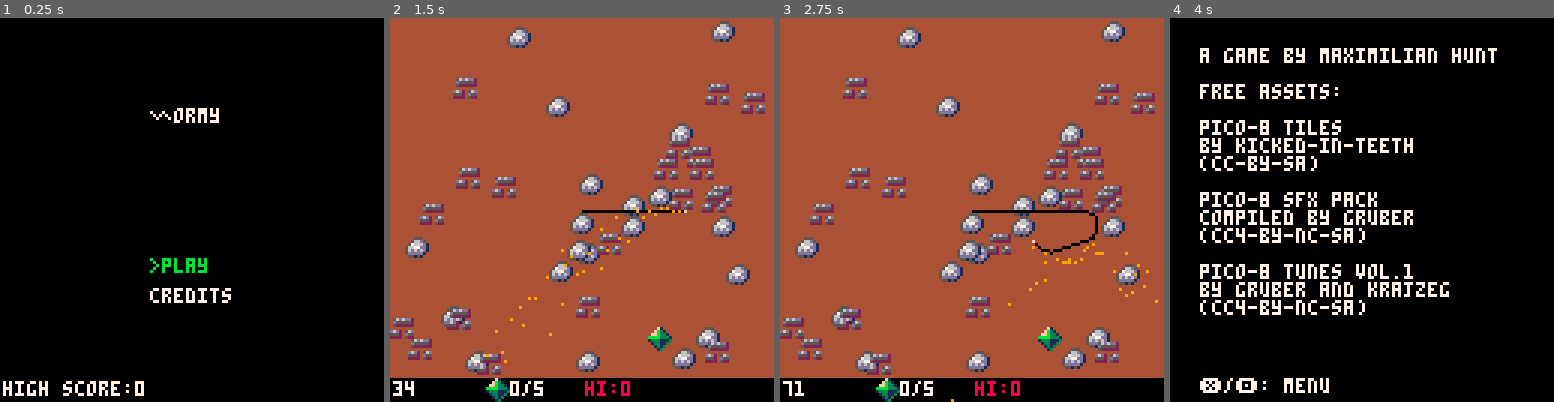
Above: before the commit, frames 1-4 (left to right).
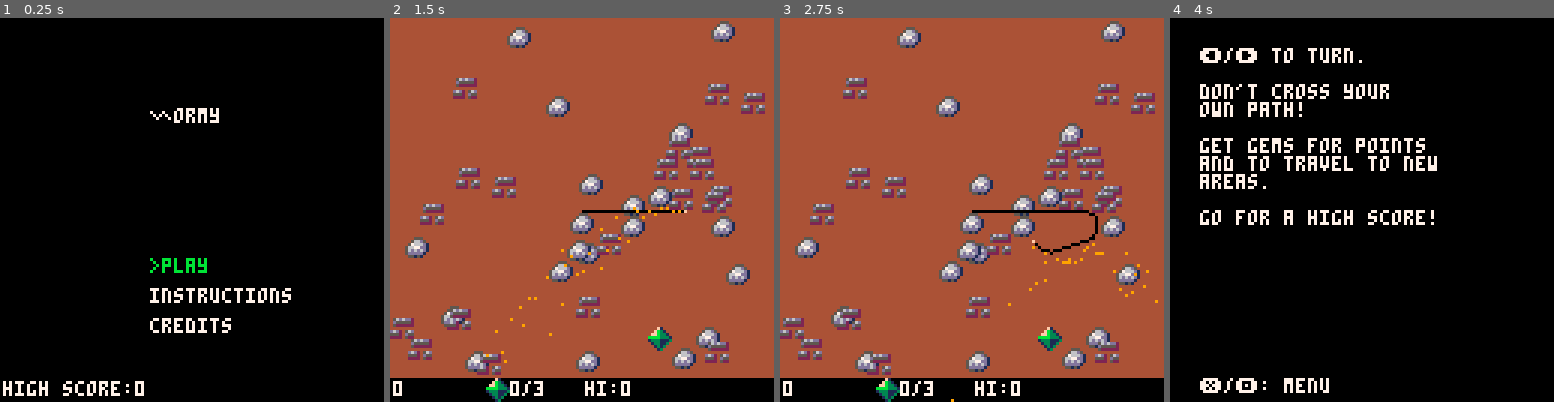
Above: after the commit, the same moments.

Repository: m-r-hunt/Pico-8-Carts
Game: PICO-8 cartridge 8bc1.p8
Same seed, same stepped clock (60 frames per second), same inputs: the game is played once before the commit and once after it.
Inputs:
- Up to frame 1 (0.25 s): no input
- Up to frame 2 (1.5 s): tap X (X key) at 0.33, 1.07 s; tap O (Z key) at 0.7 s
- Up to frame 3 (2.75 s): hold Right 1.6-2.1 s; tap O (Z key) at 1.7, 2.1, 2.5 s; tap X (X key) at 1.85 s; hold Up 2.15-2.42 s; hold Right from 2.47 s (still down)
- Up to frame 4 (4 s): tap O (Z key) at 2.9, 3.3, 3.7 s; tap X (X key) at 2.97 s; release Right at 3.03 s; hold Left 3.08-3.58 s; hold Down 3.63-3.97 s

The runs differ from the first frame. In frame 1, 1.0% of the frame differs, in the area x 39-76%, y 70-83%; in frame 2, 0.3%; in frame 3, 0.3%; in frame 4, 9.6%, in the area x 7-86%, y 7-78%.

Commit message:
Another 30 mins

Diff:
--- a/8bc1.p8
+++ b/8bc1.p8
@@ -9,21 +9,23 @@
 	for i=1,20 do
 		spr(242,rnd(120),rnd(112))
 	end
+	pset(px,py,15)
 	memcpy(0x0000,0x6000,0x2000-8*128/2)
 end
 
 function init_playing()
-	new_level()
 	px=64
 	py=64
+	new_level()
 	pa=0
 	lastpx=64
 	lastpy=64
 	score=0
+	steps=0
 	spawn_gem()
 	particles={}
 	gems=0
-	gem_target=5
+	gem_target=3
 	music(-1)
 	music(14,0,3)
 end
@@ -102,10 +104,10 @@
 			init_gameover()
 		end
 		pset(lastpx,lastpy,0)
-		local grelx=gx+4-tx
-		local grely=gy+4-ty
+		local grelx=tx-(gx+4)
+		local grely=ty-(gy+4)
 		if gemc[grelx] and gemc[grelx][grely] then
-			score+=1000
+			score+=10
 			sfx(3)
 			explode(gx,gy,11,1)
 			gems+=1
@@ -113,6 +115,8 @@
 				fade_to_new_level()
 				gem_target+=1
 				gems=0
+				gx=-8
+				gy=-8
 			else
 				spawn_gem()
 			end
@@ -123,9 +127,13 @@
 		lastpx=tx
 		lastpy=ty
 		sfx(1)
+		steps+=1
+		if steps>=100 then
+			steps=0
+			score+=1
+		end
 	end
 	pset(px,py,15)
-	score+=1
 	memcpy(0x0000,0x6000,0x2000-8*128/2)
 	update_particles()
 end
@@ -163,8 +171,18 @@
 end
 
 function update_menu()
-	if btnp(2) or btnp(3) then
-		sel=1-sel
+	if btnp(2) then
+		sel-=1
+		if sel<1 then
+			sel=3
+		end
+		sfx(4)
+	end
+	if btnp(3) then
+		sel+=1
+		if sel>3 then
+			sel=1
+		end
 		sfx(4)
 	end
 	if btnp(4) or btnp(5) then
@@ -173,7 +191,11 @@
 			_update=update_playing
 			_draw=draw_playing
 			sfx(5)
-		else
+		elseif sel==2 then
+			_update=update_instructions
+			_draw=draw_instructions
+			sfx(5)
+		elseif sel==3 then
 			_update=update_credits
 			_draw=draw_credits
 			sfx(5)
@@ -187,10 +209,16 @@
 	print("∧ormy",50,30,7)
 	if sel==1 then
 		print(">play",50,80,11)
-		print("credits",50,90,7)
-	else
+		print("instructions",50,90,7)
+		print("credits",50,100,7)
+	elseif sel==2 then
 		print("play",50,80,7)
-		print(">credits",50,90,11)
+		print(">instructions",50,90,11)
+		print("credits",50,100,7)
+	elseif sel==3 then
+		print("play",50,80,7)
+		print("instructions",50,90,7)
+		print(">credits",50,100,11)
 	end
 	print("high score:"..tostr(high_score),1,121,7)
 end
@@ -232,10 +260,47 @@
 	end
 end
 
+instructions=[[
+⬅️/➡️ to turn.
+
+don't cross your
+own path!
+
+get gems for points
+and to travel to new
+areas.
+
+go for a high score!
+]]
+
+function draw_instructions()
+	cls()
+	print(instructions,10,10,7)
+	print("❎/🅾️: menu",10,120,7)
+end
+
+function update_instructions()
+	if btnp(4) or btnp(5) then
+		_draw=draw_menu
+		_update=update_menu
+			sfx(5)
+	end
+end
+
 -->8
 function draw_gameover()
 	draw_playing()
-	print("game over :(",50,64)
+	rectfill(26,32,102,96,12)
+	rectfill(27,33,101,95,0)
+	print("game over :(",42,40,7)
+	print("score:"..tostr(score),30,60,7)
+	if new_hs then
+		col+=1
+		print("new high score!!!",30,70,col)
+	else
+		print("high score:"..tostr(high_score),30,70,7)
+	end
+	print("❎/🅾️:back to menu",29,90,7)
 end
 
 function update_gameover()
@@ -255,6 +320,7 @@
 		high_score=score
 		dset(0,high_score)
 		new_hs=true
+		col=0
 	end
 end
 
@@ -265,23 +331,44 @@
 function fade_to_new_level()
 	_update=update_fade
 	_draw=draw_fade
+	ft=0
 	fx=0
 	flipped=false
+	fbase=0
+	fdir=1
+	flhs=true
+	if px<64 then
+		fbase=128
+		fdir=-1
+		flhs=false
+		fx=128
+	end
+end
+
+function ease(t,b,c,d)
+	t/=d/2
+	if (t<1) return c/2*t*t*t+b
+	t-=2
+	return c/2*(t*t*t+2)+b
 end
 
 function update_fade()
 	update_particles()
+	ft+=1
 	if not flipped then
-		fx+=7
-		if fx>=132 then
+		fx=ease(ft,fbase,fdir*128,30)
+		if fx==fbase+fdir*128 then
 			flipped=true
 			new_level()
 			spawn_gem()
 			sfx(6)
+			ft=0
+			fbase=128-fbase
+			fdir*=-1
 		end
 	else
-		fx-=8
-		if fx<0 then
+		fx=ease(ft,fbase,fdir*128,45)
+		if fx==fbase+fdir*128 then
 			_update=update_playing
 			_draw=draw_playing
 		end
@@ -290,182 +377,317 @@
 
 function draw_fade()
 	draw_playing()
-	rectfill(0,0,fx,120,0)
-end
-…(177 lines of a section not shown)…
+
+	if flhs then
+		rectfill(0,0,fx,120,0)
+	else
+		rectfill(fx,0,128,120,0)
+	end
+end
+…(307 lines of a section not shown)…
Not shown, changed: 130 lines of the sprite sheet (__gfx__) section of 8bc1.p8
Not shown, changed: the thumbnail (__label__) section of 8bc1.p8
